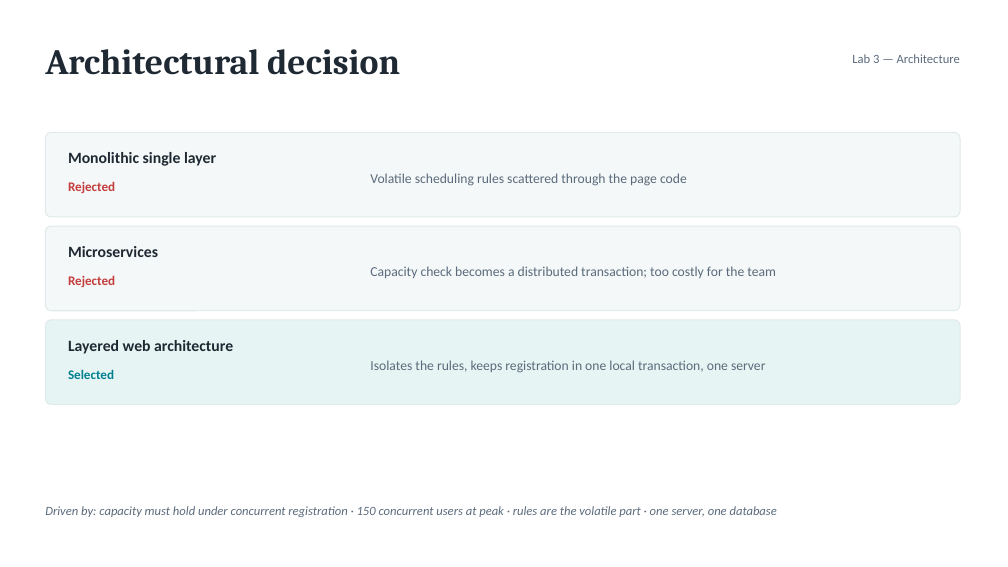
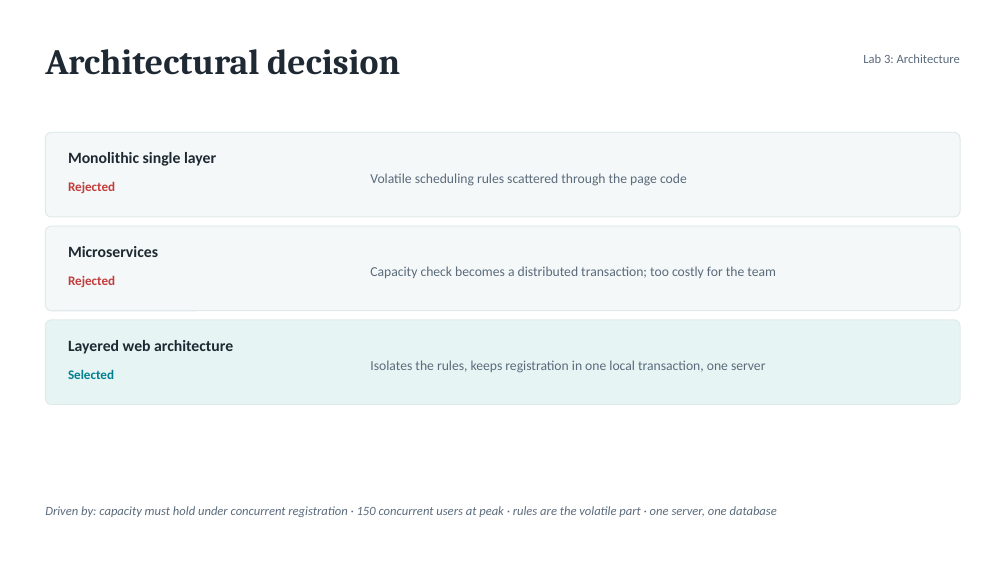
Before and after one commit to ElfatihZiad/eregistrar, a slide deck: slide 6 of presentation/eRegistrar_Requirements_Design.pptx. Drawn at 1008x567 pixels with LibreOffice and Linux fonts; fonts in the diff are those of the drawing. Boxes give left, top, right and bottom in pixels: in the first picture for what was removed or moved away, otherwise in the second. Text is boxed around its words. In the diff, an @@ line names an element or a change of style, - is before the commit and + after.

```diff
--- a/presentation/eRegistrar_Requirements_Design.pptx
+++ b/presentation/eRegistrar_Requirements_Design.pptx
@@ text at <box>863,54,960,63</box>: text changed @@
-Lab 3 — Architecture
+Lab 3: Architecture
```
Also in this commit, not shown: 8 other slides changed, 47 other files.
